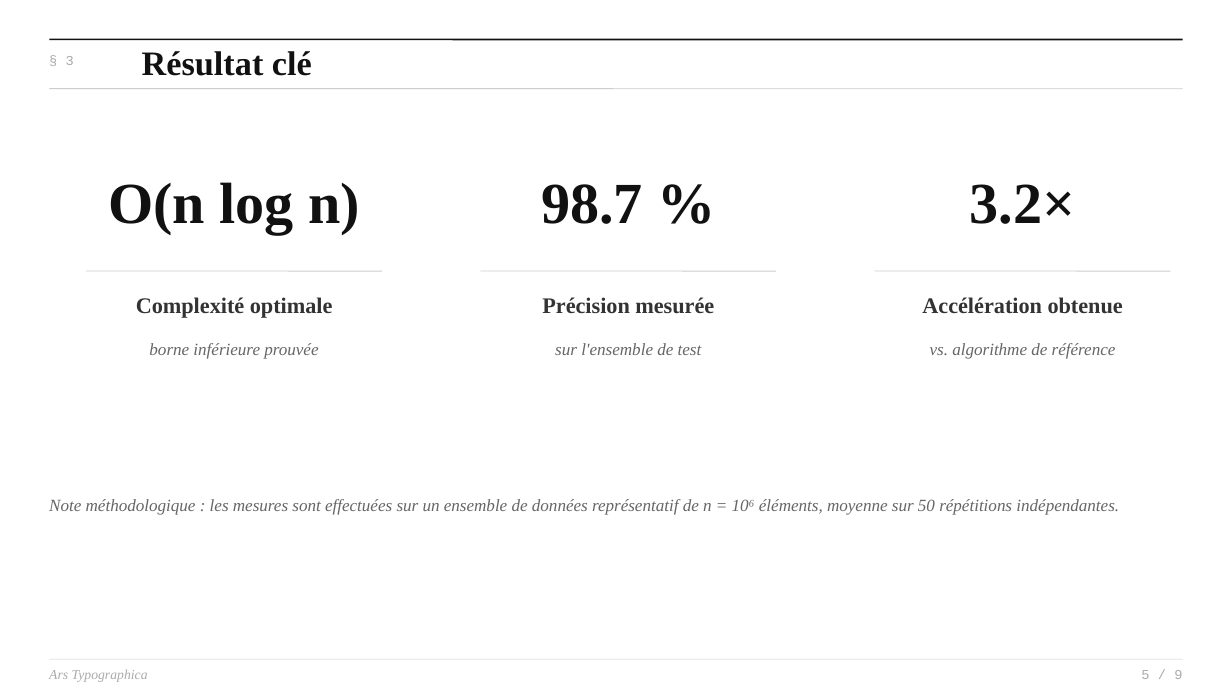
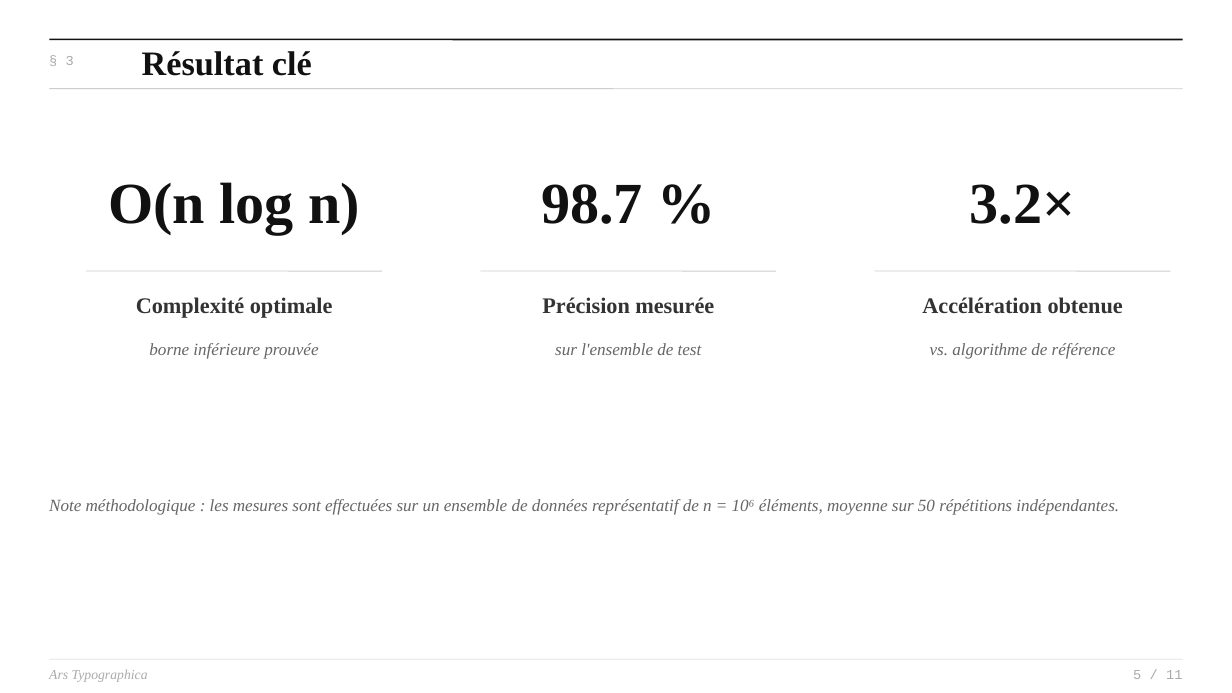
Before and after one commit to dreanod/oc25, a slide deck: slide 5 of repos/website/template_charte.pptx. Drawn at 1232x693 pixels with LibreOffice and Linux fonts; fonts in the diff are those of the drawing. Boxes give left, top, right and bottom in pixels: in the first picture for what was removed or moved away, otherwise in the second. Text is boxed around its words. In the diff, an @@ line names an element or a change of style, - is before the commit and + after.

```diff
--- a/repos/website/template_charte.pptx
+++ b/repos/website/template_charte.pptx
@@ text at (1133,670,1182,679): text changed @@
-5 / 9
+5 / 11
```
Also in this commit, not shown: 6 other slides changed, 2 slides added, 33 other files.
